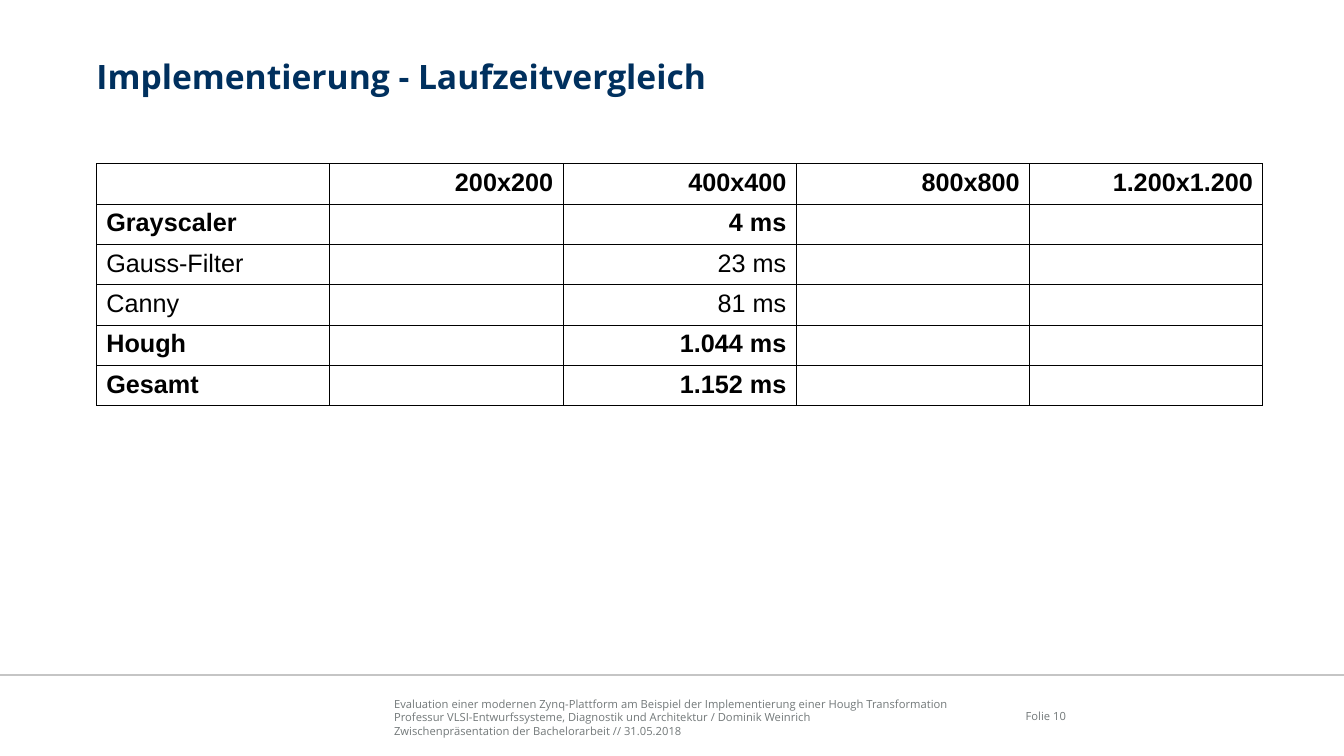
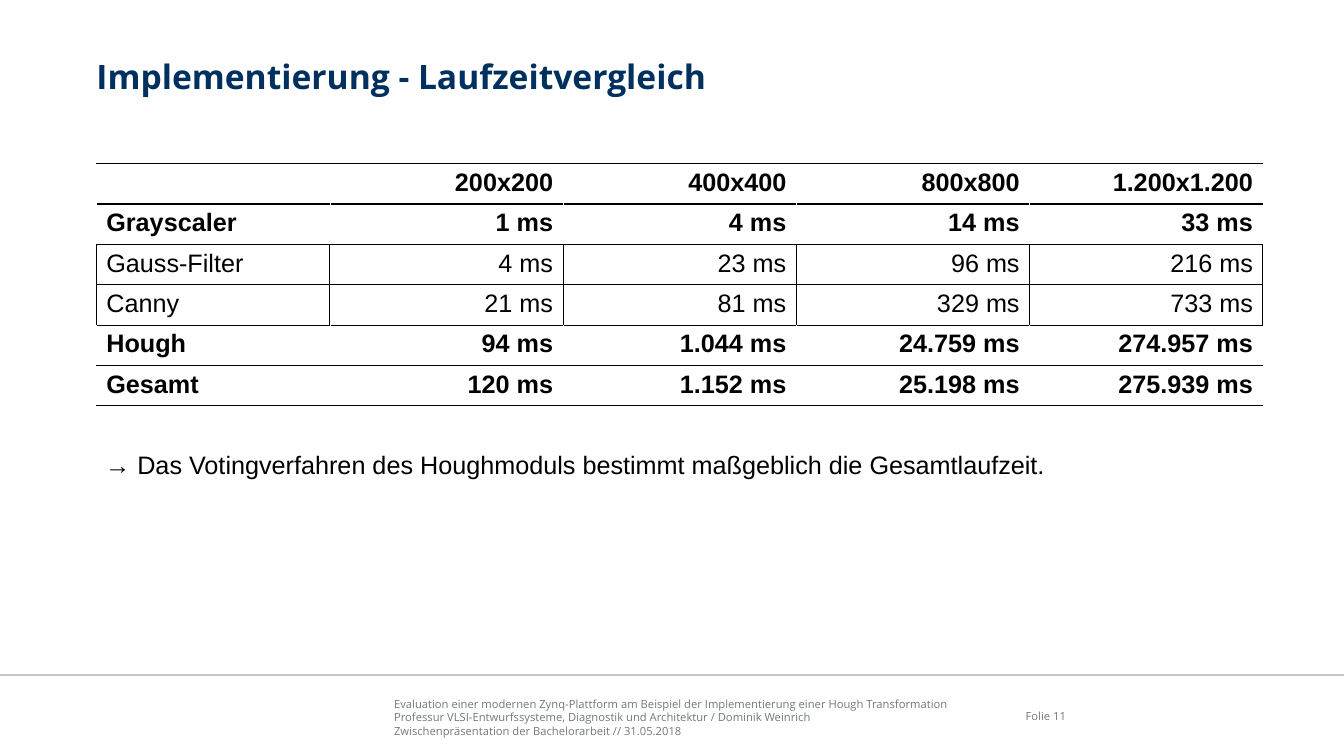
Before and after one commit to freeDom-/hough, a slide deck: slide 11 of Verteidigung/Verteidigung.odp (slide 10 before the commit). Drawn at 1344x756 pixels with LibreOffice and Linux fonts; fonts in the diff are those of the drawing; background and template pictures are left out. Boxes give left, top, right and bottom in pixels: in the first picture for what was removed or moved away, otherwise in the second. Text is boxed around its words. In the diff, an @@ line names an element or a change of style, - is before the commit and + after.

```diff
--- a/Verteidigung/Verteidigung.odp
+++ b/Verteidigung/Verteidigung.odp
@@ table at box(97, 163, 1261, 398) @@
-row 2: Grayscaler |  | 4 ms |  | 
+row 2: Grayscaler | 1 ms | 4 ms | 14 ms | 33 ms
-row 3: Gauss-Filter |  | 23 ms |  | 
+row 3: Gauss-Filter | 4 ms | 23 ms | 96 ms | 216 ms
-row 4: Canny |  | 81 ms |  | 
+row 4: Canny | 21 ms | 81 ms | 329 ms | 733 ms
-row 5: Hough |  | 1.044 ms |  | 
+row 5: Hough | 94 ms | 1.044 ms | 24.759 ms | 274.957 ms
-row 6: Gesamt |  | 1.152 ms |  | 
+row 6: Gesamt | 120 ms | 1.152 ms | 25.198 ms | 275.939 ms
@@ fill none to #FFFFFF in 4 cells @@
@@ borders changed @@
@@ text added at box(137, 455, 1045, 480), 18 pt, text #000000 @@
+→ Das Votingverfahren des Houghmoduls bestimmt maßgeblich die Gesamtlaufzeit.
@@ page number at box(1026, 711, 1066, 720): text changed @@
-Folie 10
+Folie 11
```
Also in this commit, not shown: 2 other slides changed, 6 slides added, 2 slides removed, 2 other files.
